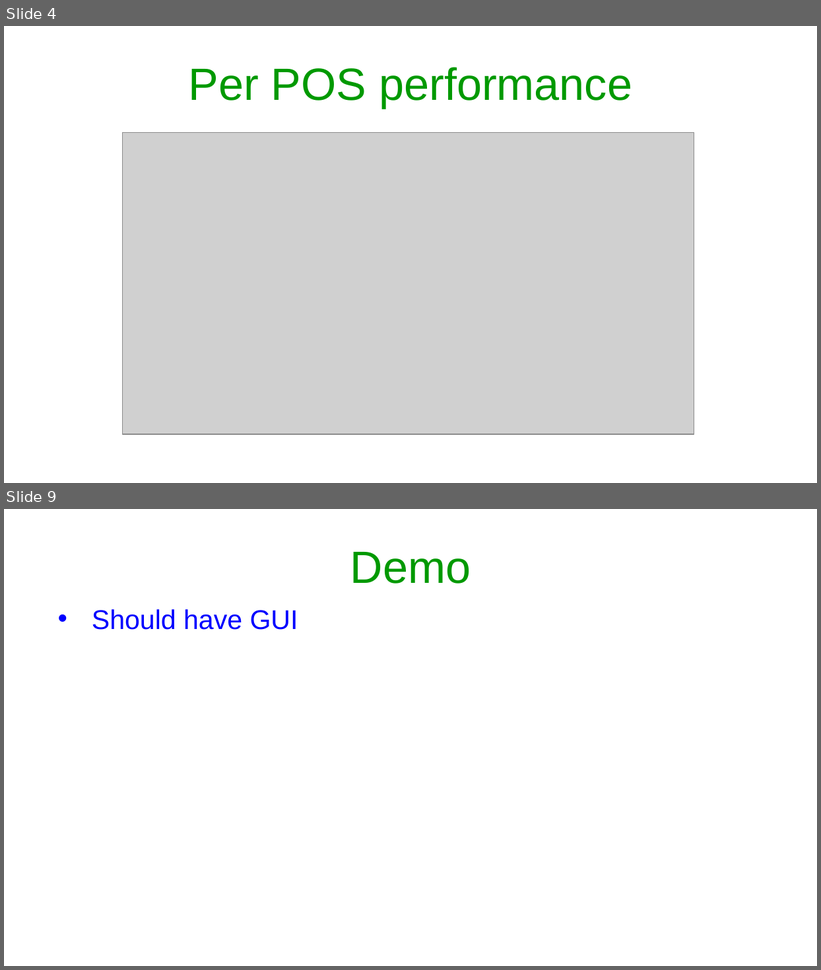
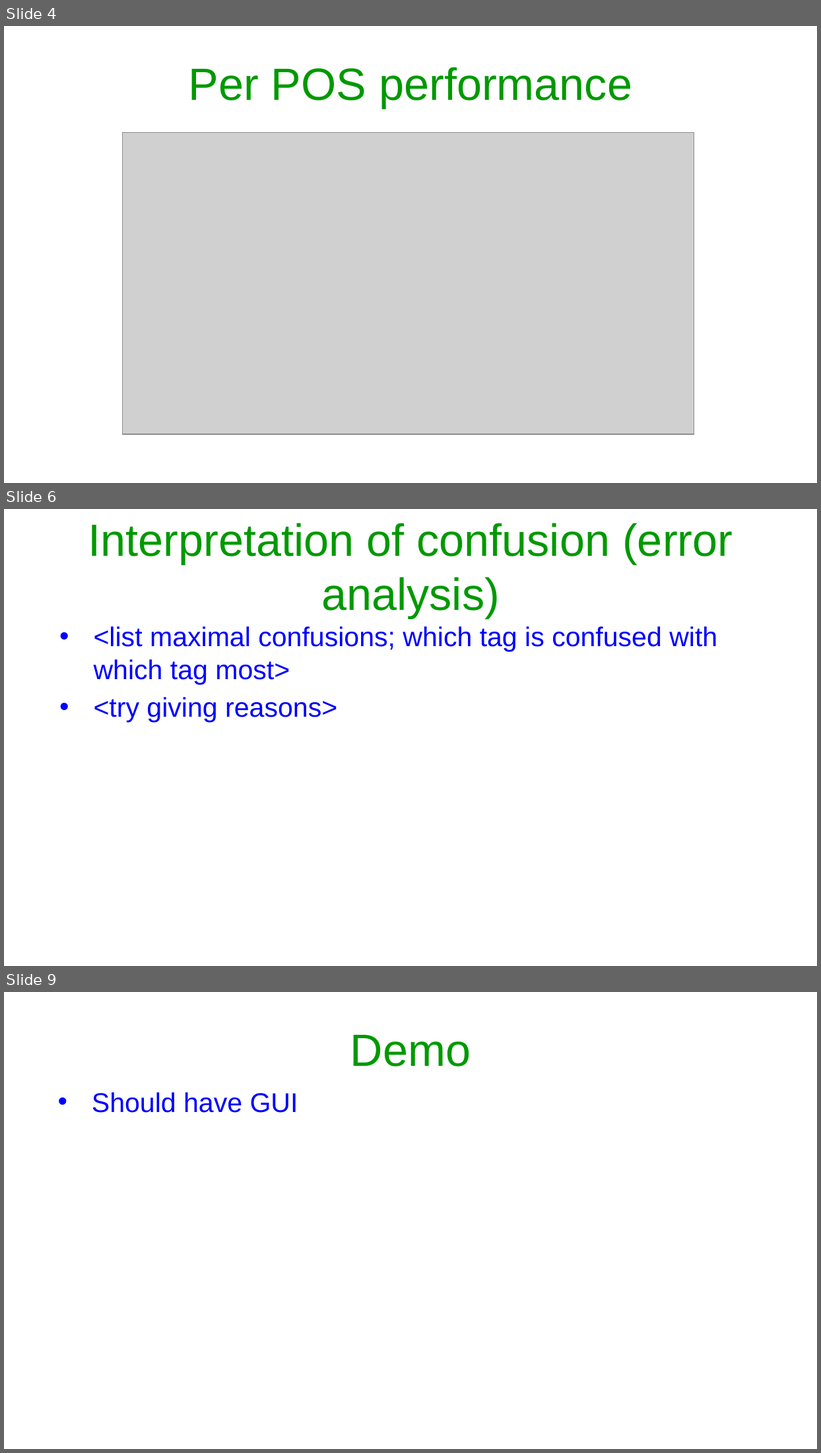
Before and after one commit to Arshim28/POS-Tagger, a slide deck: Assignment 2-PoS tagging.pptx. Shown one above the other, each under a label of ours: slides 4 and 9 before the commit, slides 4, 6 and 9 after it; the slides between them are not shown. The pictures are 821x970 and 821x1453 pixels, drawn with LibreOffice and Linux fonts; fonts in the diff are those of the drawing; grey boxes stand for pictures. Boxes give left, top, right and bottom in pixels: in the first picture for what was removed or moved away, otherwise in the second. Text is boxed around its words. In the diff, an @@ line names an element or a change of style, - is before the commit and + after.

```diff
--- a/Assignment 2-PoS tagging.pptx
+++ b/Assignment 2-PoS tagging.pptx
@@ slide 6 added at <box>4,509,817,966</box>, background #FFFFFF @@
@@ title added at <box>88,523,733,619</box>, 40 pt, text #009900 @@
+Interpretation of confusion (error analysis)
@@ text added at <box>94,626,717,723</box>, 24 pt, text #0000FF @@
+• <list maximal confusions; which tag is confused with which tag most>
+• <try giving reasons>
```
Also in this commit, not shown: 4 slides changed, 1 other slide added, 2 slides removed.
